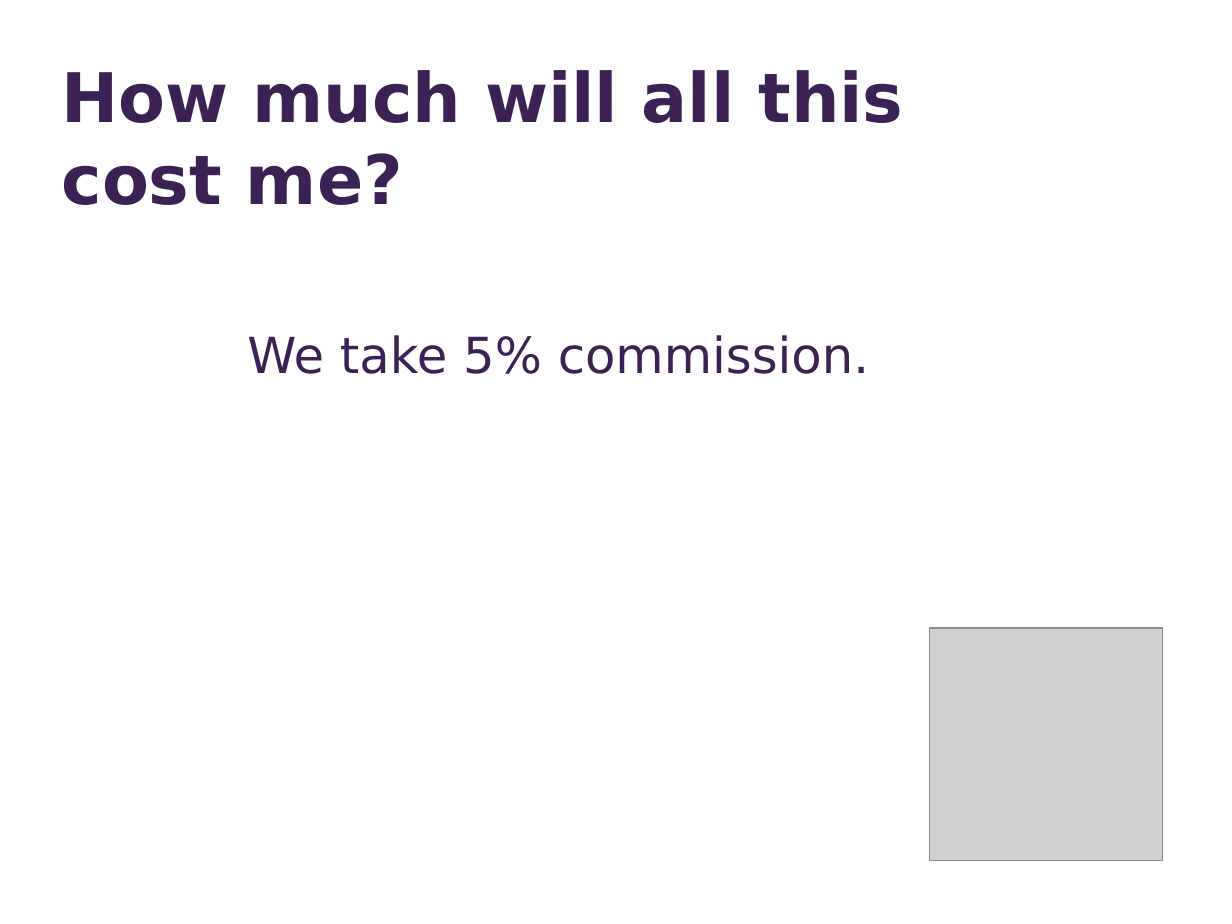
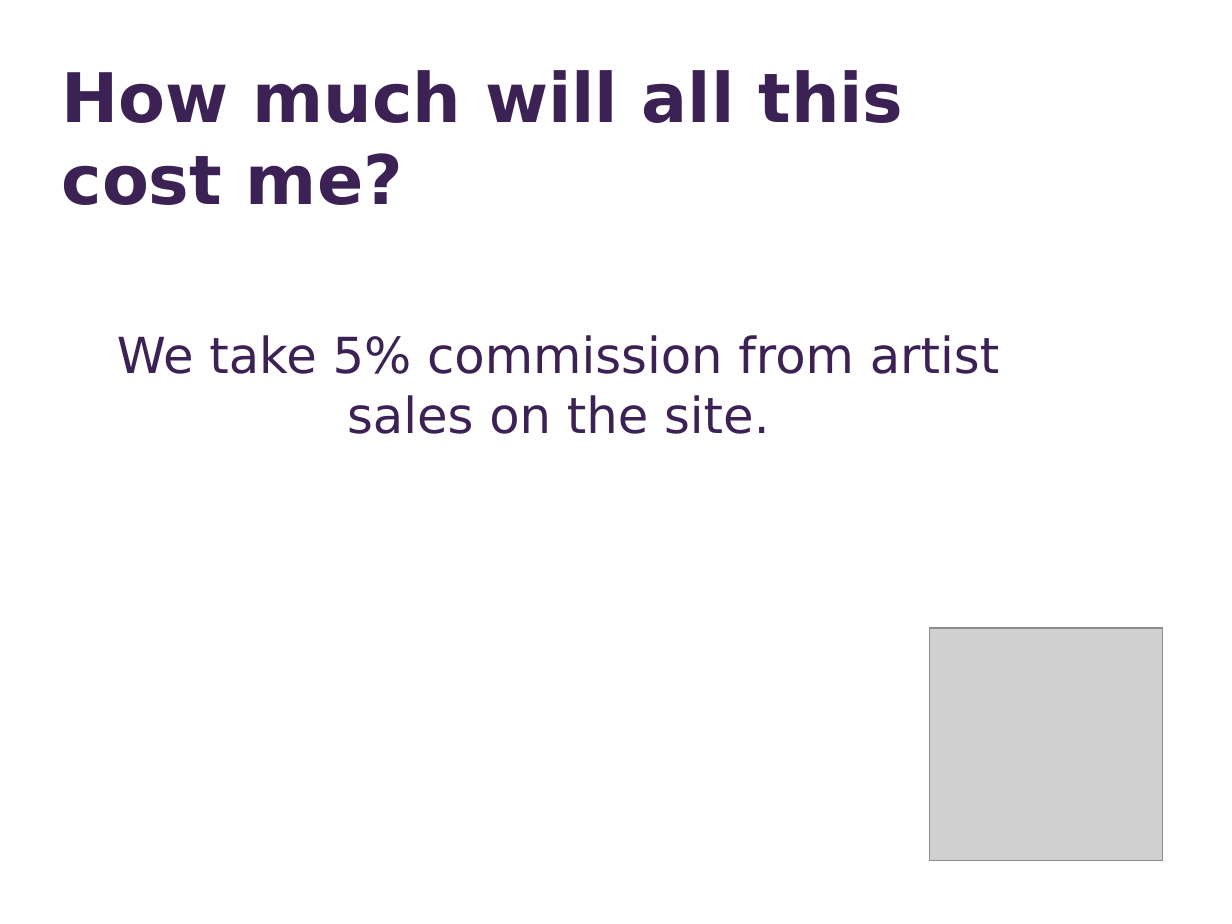
Before and after one commit to ece106/tomatocan, a slide deck: slide 6 of public/marketingSlides.pptx. Drawn at 1232x924 pixels with LibreOffice and Linux fonts; fonts in the diff are those of the drawing; grey boxes stand for pictures. Boxes give left, top, right and bottom in pixels: in the first picture for what was removed or moved away, otherwise in the second. Text is boxed around its words. In the diff, an @@ line names an element or a change of style, - is before the commit and + after.

```diff
--- a/public/marketingSlides.pptx
+++ b/public/marketingSlides.pptx
@@ text at (117, 335, 999, 434): text changed @@
-We take 5% commission.
+We take 5% commission from artist sales on the site.
```
Also in this commit, not shown: 2 other slides changed, 6 other files.
